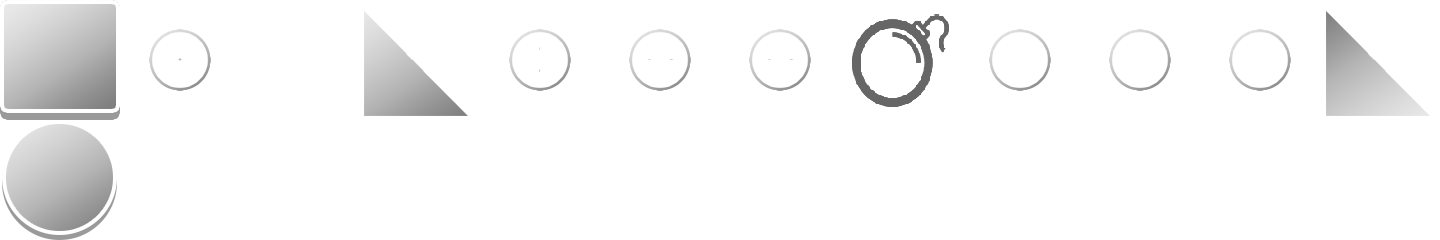
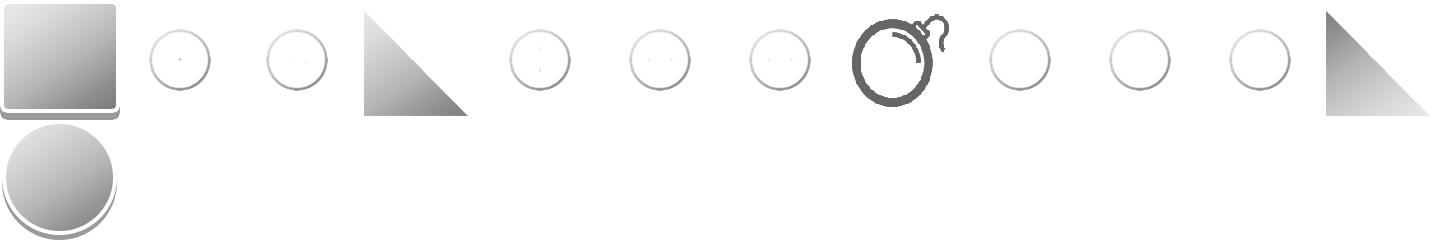
Two versions of the same layered image (1440x240). Layer-by-layer changes:
added group "Группа 1 копия 4" with 3 layers above "Группа 3" over [266, 29, 328, 91]
added layer "Слой 10" in group "Группа 1 копия 4" over [289, 62, 305, 63]
added layer "BlockVerForce копия 3" (4th of 4, in "Группа 1 копия 4") in group "Группа 1 копия 4" over [266, 29, 328, 91]
renamed "blockObstacle" to "]", hid it, moved it below "Группа 2", painted on it over [266, 29, 328, 91]
